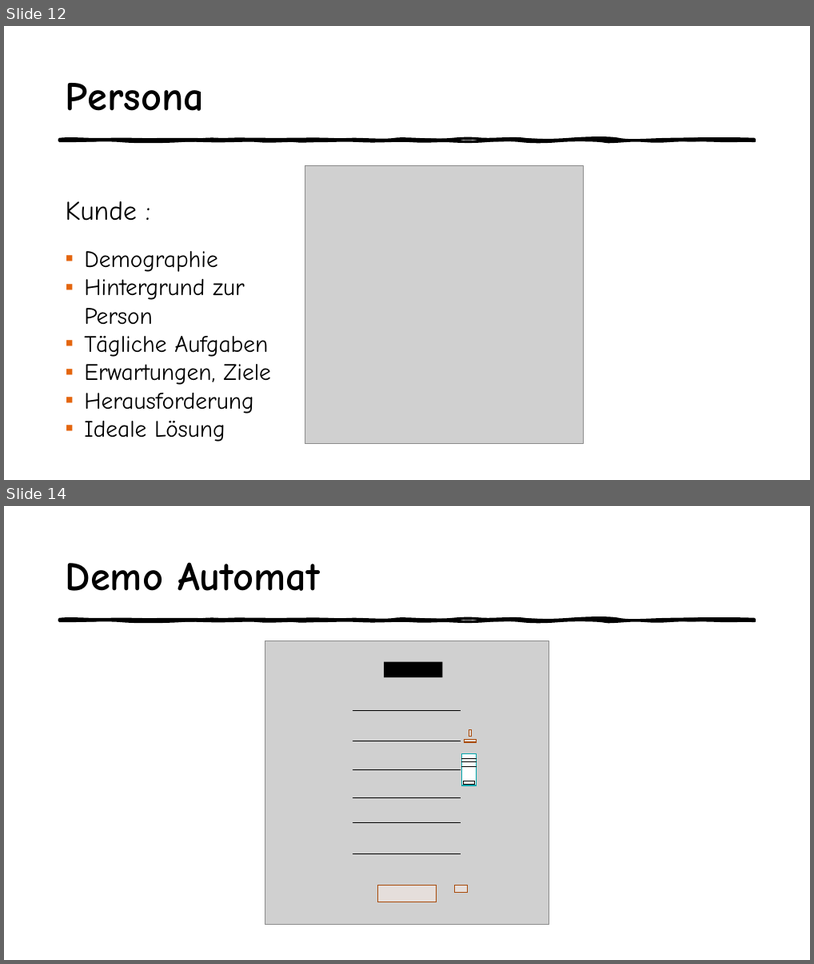
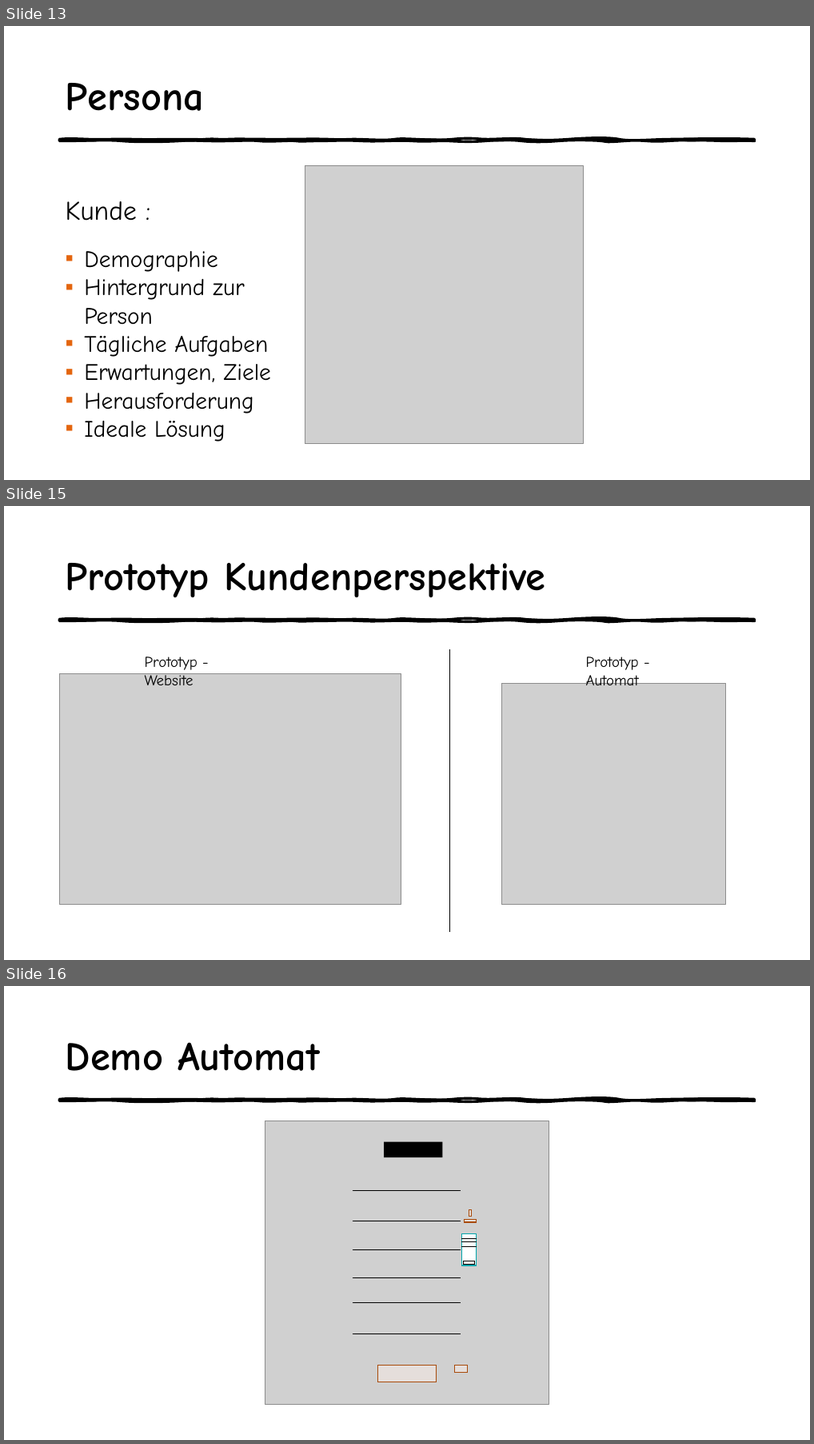
Before and after one commit to LisaRebecca/Gruppe4, a slide deck: Präsentation - Butcher Cockpit.pptx. Shown one above the other, each under a label of ours: slides 12 and 14 before the commit, slides 13, 15 and 16 after it; the slides between them are not shown. The pictures are 814x964 and 814x1444 pixels, drawn with LibreOffice and Linux fonts; fonts in the diff are those of the drawing; grey boxes stand for pictures. Boxes give left, top, right and bottom in pixels: in the first picture for what was removed or moved away, otherwise in the second. Text is boxed around its words. In the diff, an @@ line names an element or a change of style, - is before the commit and + after.

```diff
--- a/Präsentation - Butcher Cockpit.pptx
+++ b/Präsentation - Butcher Cockpit.pptx
@@ slide 15 added at bbox=[4, 506, 810, 960], background #FFFFFF; not listed: 1 template element that a slide beside it also shows @@
@@ title added at bbox=[66, 563, 546, 598], 48 pt, text #000000, bold @@
+Prototyp Kundenperspektive
@@ line added from (450, 649) to (450, 932), #000000 0.5 pt @@
@@ text added at bbox=[145, 656, 198, 685], 18 pt, text #000000 @@
+Prototyp - Website
@@ text added at bbox=[586, 656, 639, 685], 18 pt, text #000000 @@
+Prototyp - Automat
@@ picture added at bbox=[60, 674, 401, 904] @@
@@ picture added at bbox=[502, 684, 726, 904] @@
@@ what was slide 12 is now slide 13 @@
@@ what was slide 14 is now slide 16 @@
```
Also in this commit, not shown: 7 slides changed, 1 other slide added.
